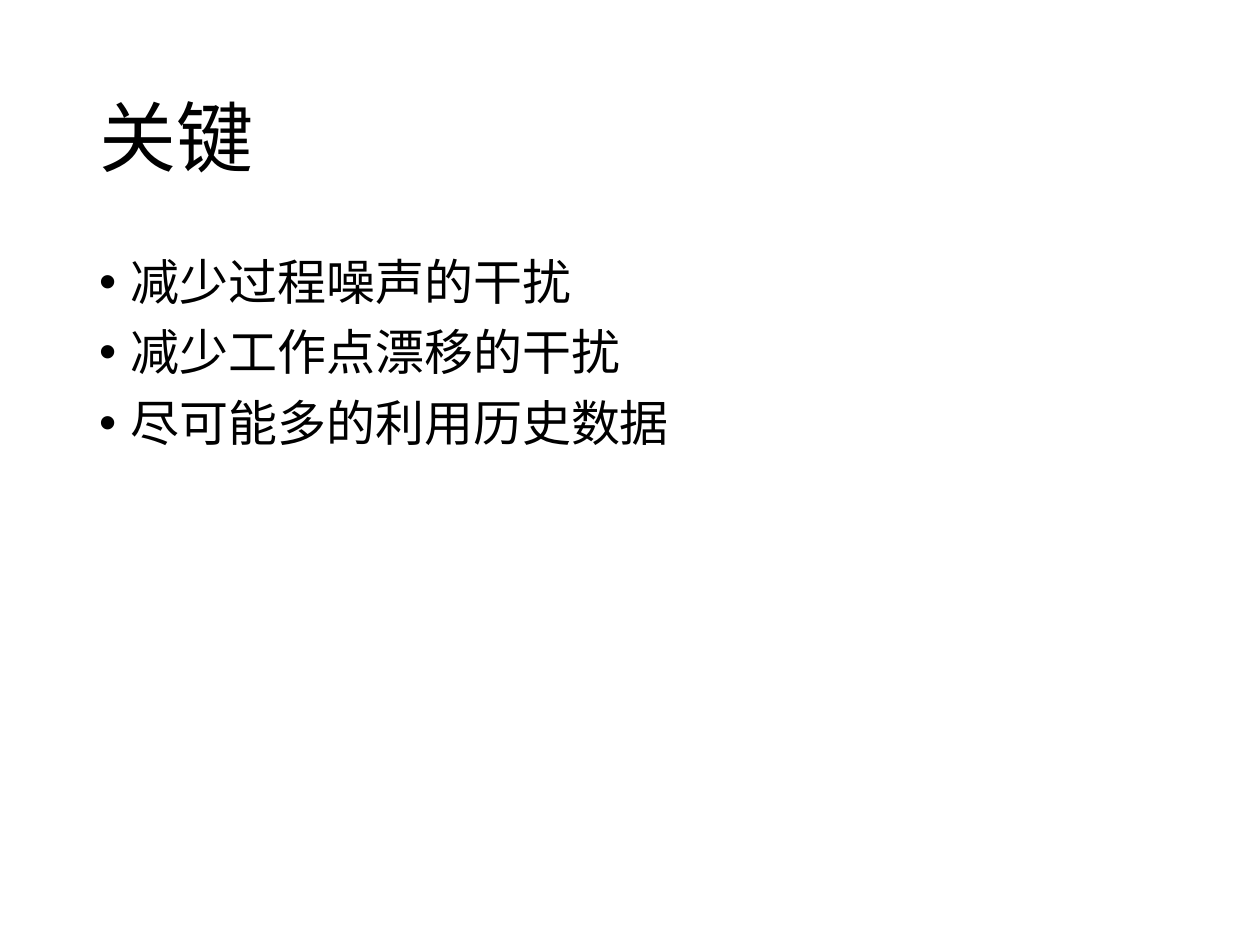
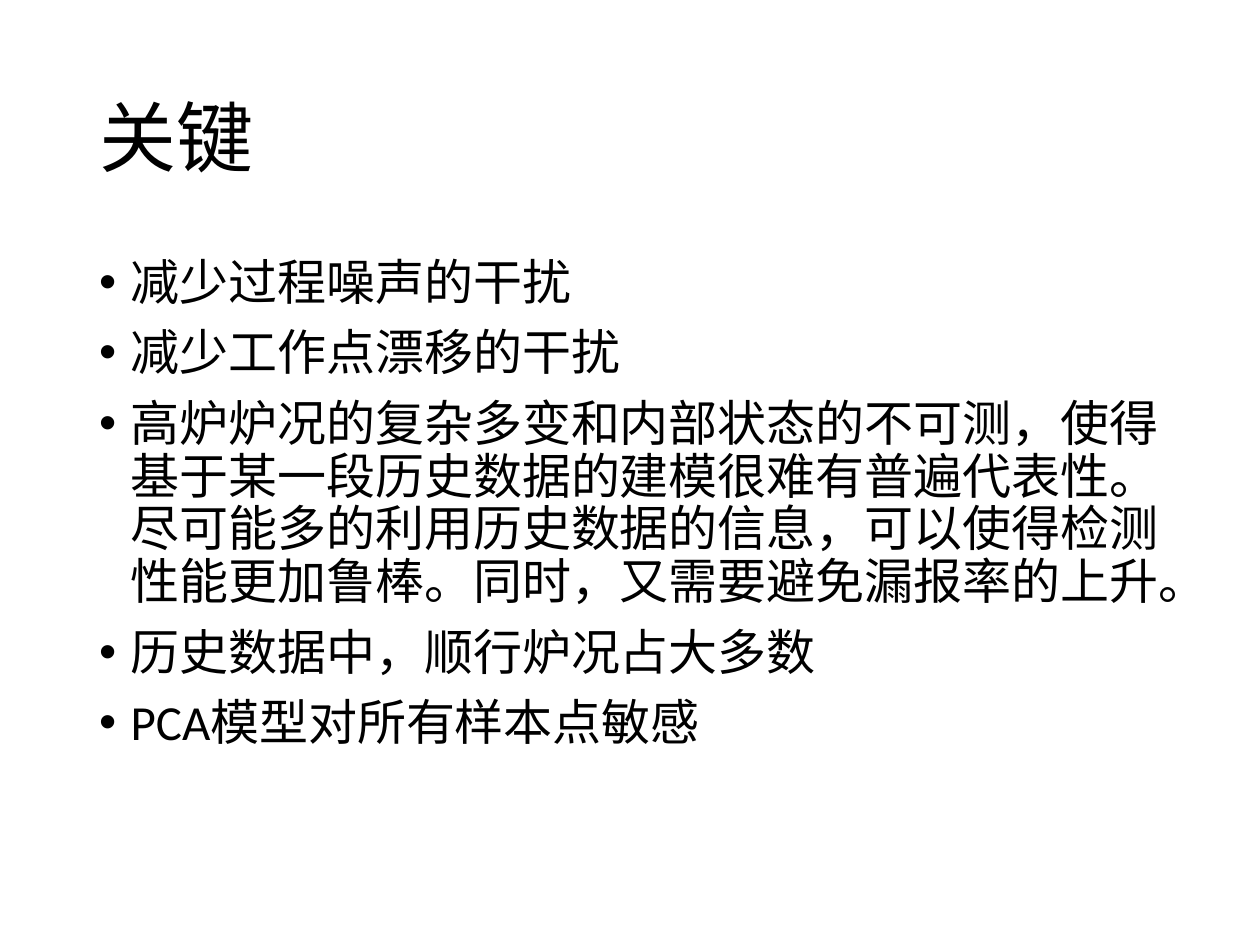
Before and after one commit to prm10/paper, a slide deck: slide 10 of presentation/msi.pptx. Drawn at 1260x945 pixels with LibreOffice and Linux fonts; fonts in the diff are those of the drawing. Boxes give left, top, right and bottom in pixels: in the first picture for what was removed or moved away, otherwise in the second. Text is boxed around its words. In the diff, an @@ line names an element or a change of style, - is before the commit and + after.

```diff
--- a/presentation/msi.pptx
+++ b/presentation/msi.pptx
@@ text at <box>131,399,1208,744</box>: text changed @@
-• 尽可能多的利用历史数据
+• 高炉炉况的复杂多变和内部状态的不可测，使得基于某一段历史数据的建模很难有普遍代表性。尽可能多的利用历史数据的信息，可以使得检测性能更加鲁棒。同时，又需要避免漏报率的上升。
+• 历史数据中，顺行炉况占大多数
+• PCA模型对所有样本点敏感
```
Also in this commit, not shown: 3 other slides changed, 6 slides added, 2 slides removed, 1 other file.
